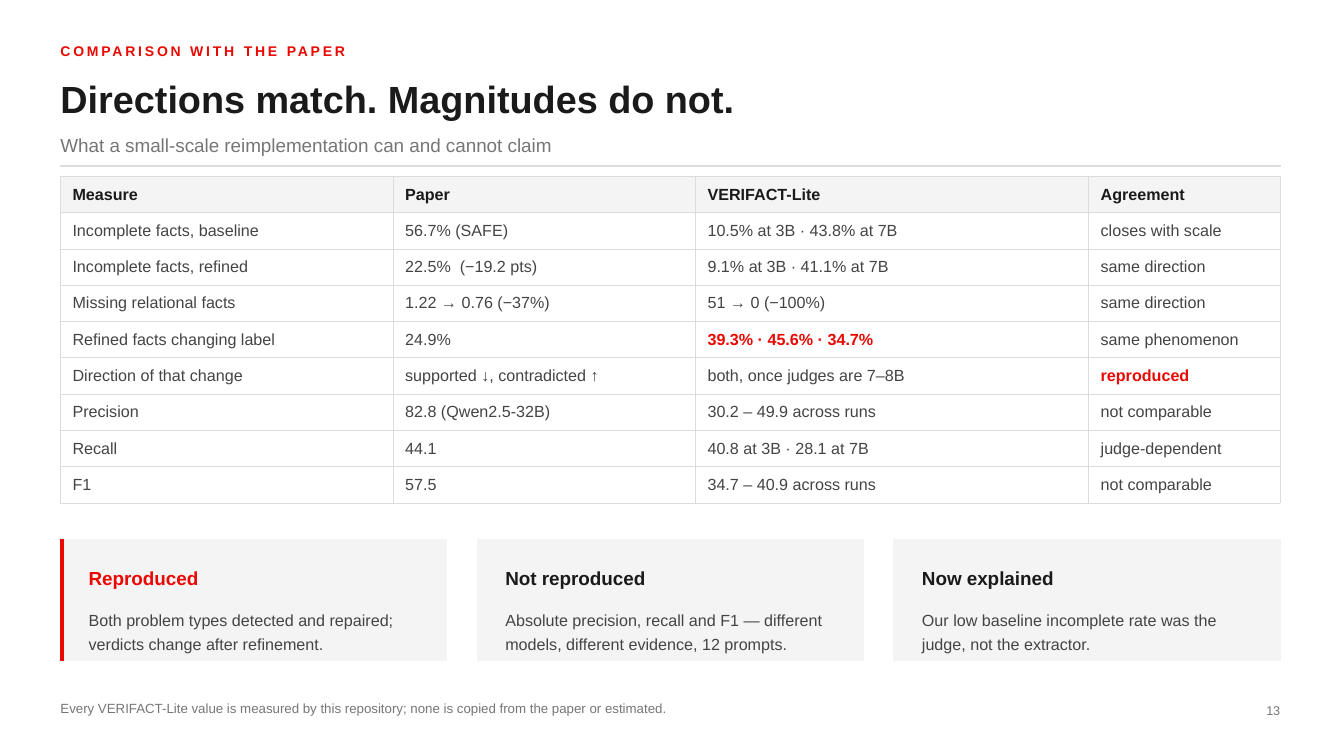
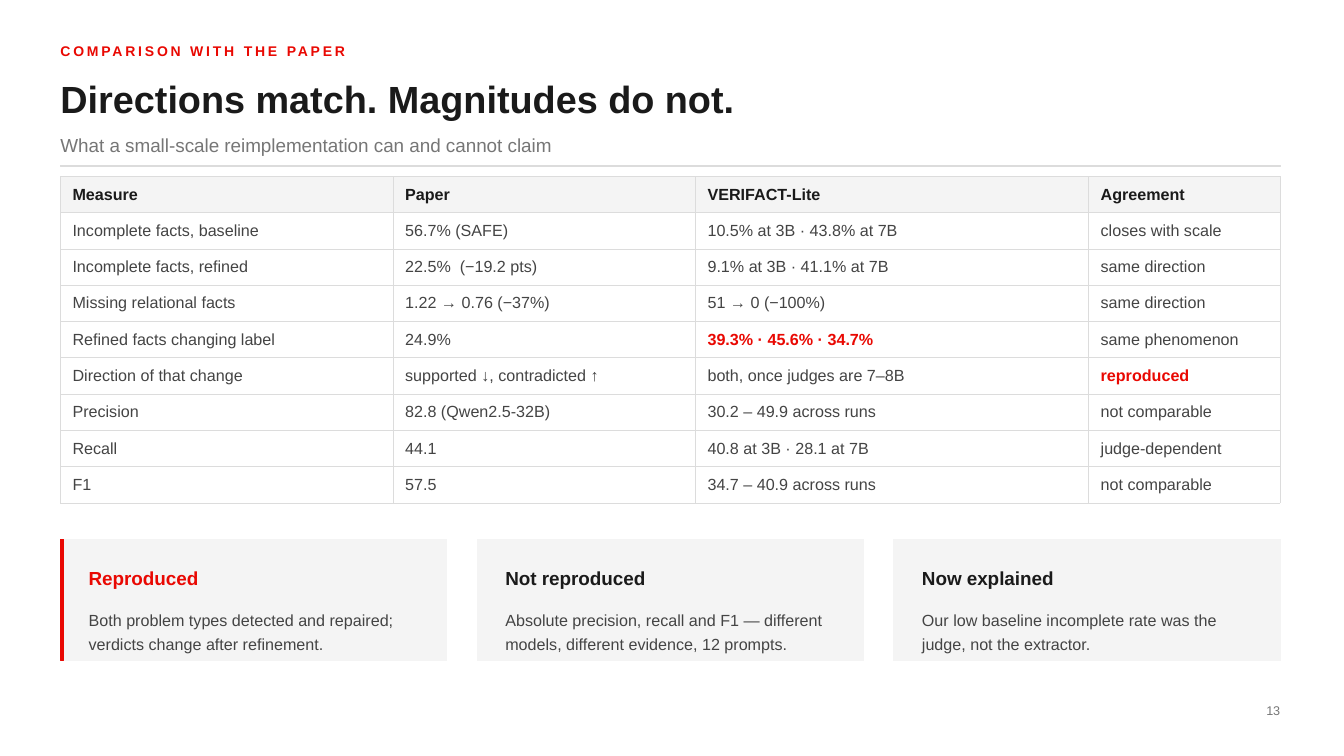
Before and after one commit to MadhavKrishna06/Verifact-Lite, a slide deck: slide 13 of presentation/VERIFACT-Lite-TTU.pptx. Drawn at 1344x756 pixels with LibreOffice and Linux fonts; fonts in the diff are those of the drawing. Boxes give left, top, right and bottom in pixels: in the first picture for what was removed or moved away, otherwise in the second. Text is boxed around its words. In the diff, an @@ line names an element or a change of style, - is before the commit and + after.

```diff
--- a/presentation/VERIFACT-Lite-TTU.pptx
+++ b/presentation/VERIFACT-Lite-TTU.pptx
@@ text removed at (x1=60, y1=703, x2=666, y2=716) @@
-Every VERIFACT-Lite value is measured by this repository; none is copied from the paper or estimated.
```
Also in this commit, not shown: 13 other slides changed, 1 other file.
